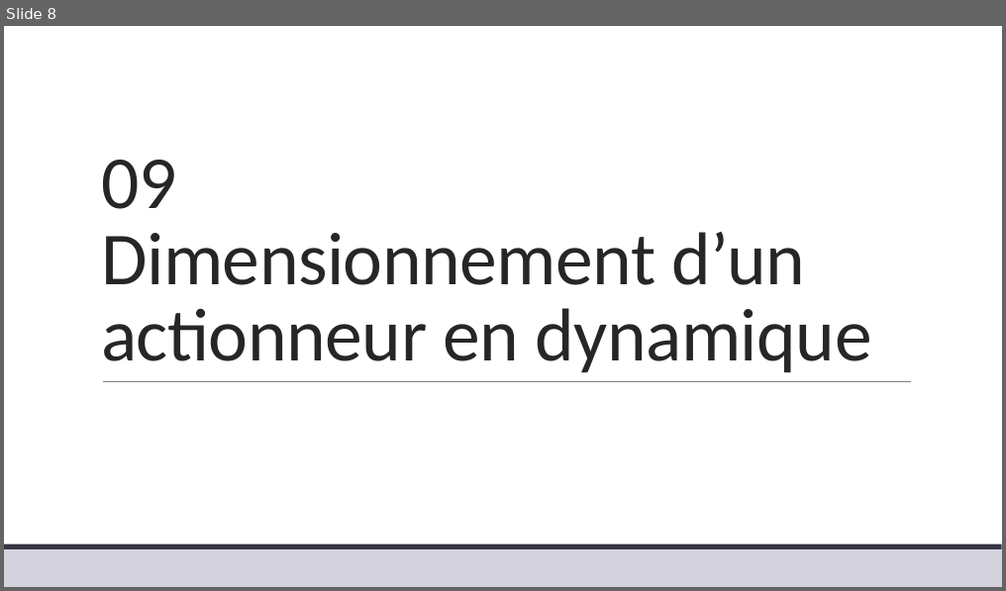
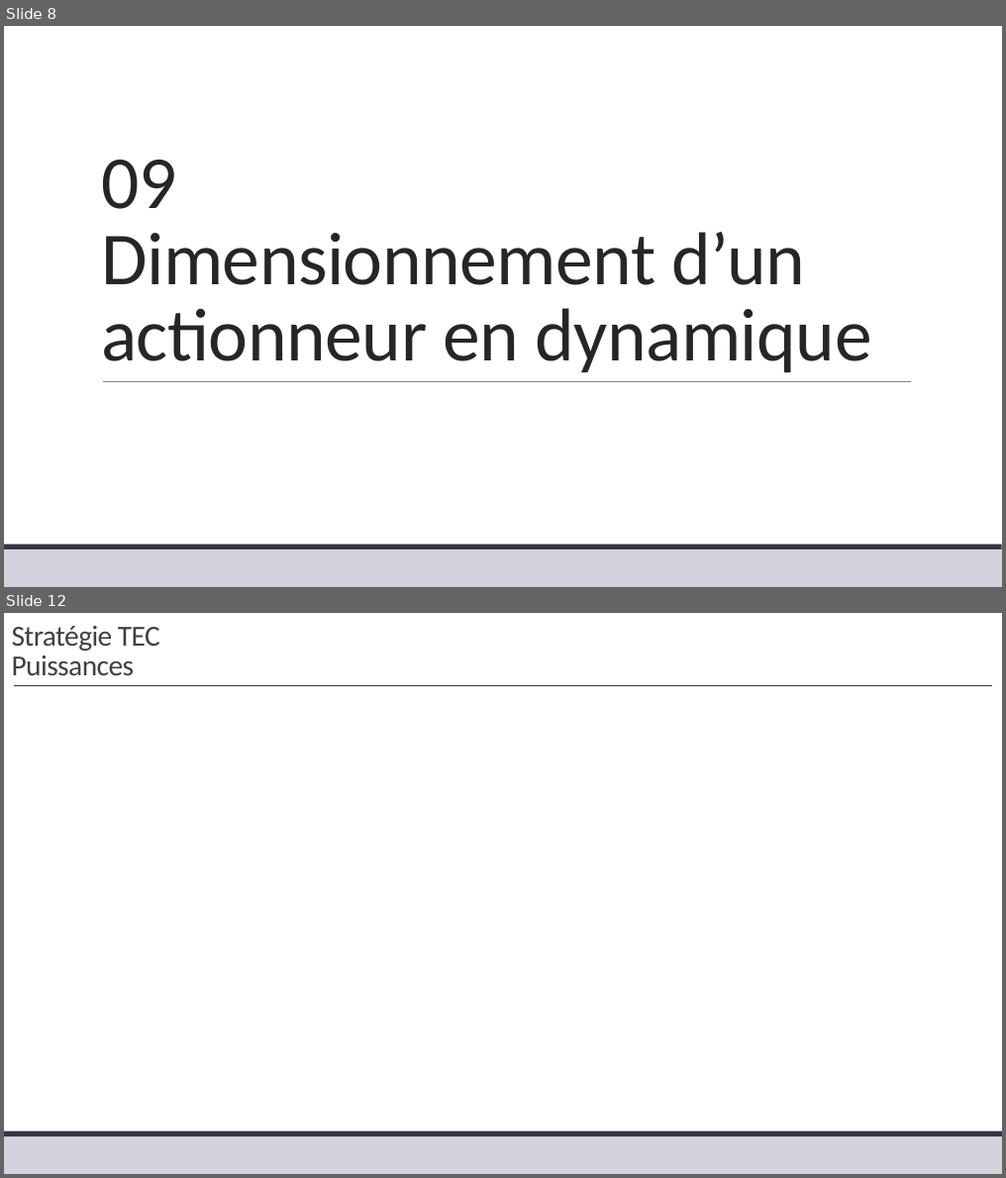
Before and after one commit to xpessoles/TP_Corriges, a slide deck: 04_Comax/04_Comax_Corrige.pptx. Shown one above the other, each under a label of ours: slide 8 before the commit, slides 8 and 12 after it; the slides between them are not shown. The pictures are 1006x591 and 1006x1178 pixels, drawn with LibreOffice and Linux fonts; fonts in the diff are those of the drawing; grey boxes stand for pictures. Boxes give left, top, right and bottom in pixels: in the first picture for what was removed or moved away, otherwise in the second. Text is boxed around its words. In the diff, an @@ line names an element or a change of style, - is before the commit and + after.

```diff
--- a/04_Comax/04_Comax_Corrige.pptx
+++ b/04_Comax/04_Comax_Corrige.pptx
@@ slide 12 added at (x1=4, y1=613, x2=1002, y2=1174), background #FFFFFF; not listed: 2 template elements that a slide beside it also shows @@
@@ title added at (x1=12, y1=626, x2=160, y2=675), 28 pt, text #404040 @@
+Stratégie TEC
+Puissances
@@ line added from (14, 685) to (992, 685), #373545 0.5 pt @@
```
Also in this commit, not shown: 2 slides changed, 2 other slides added.
